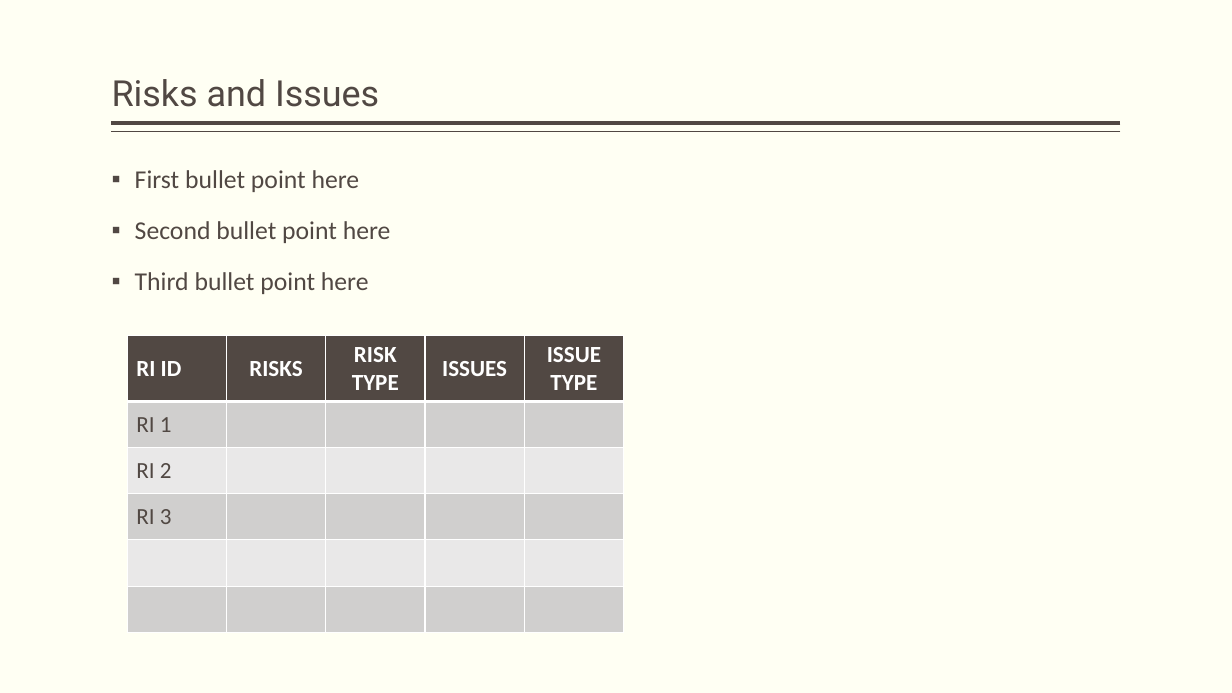
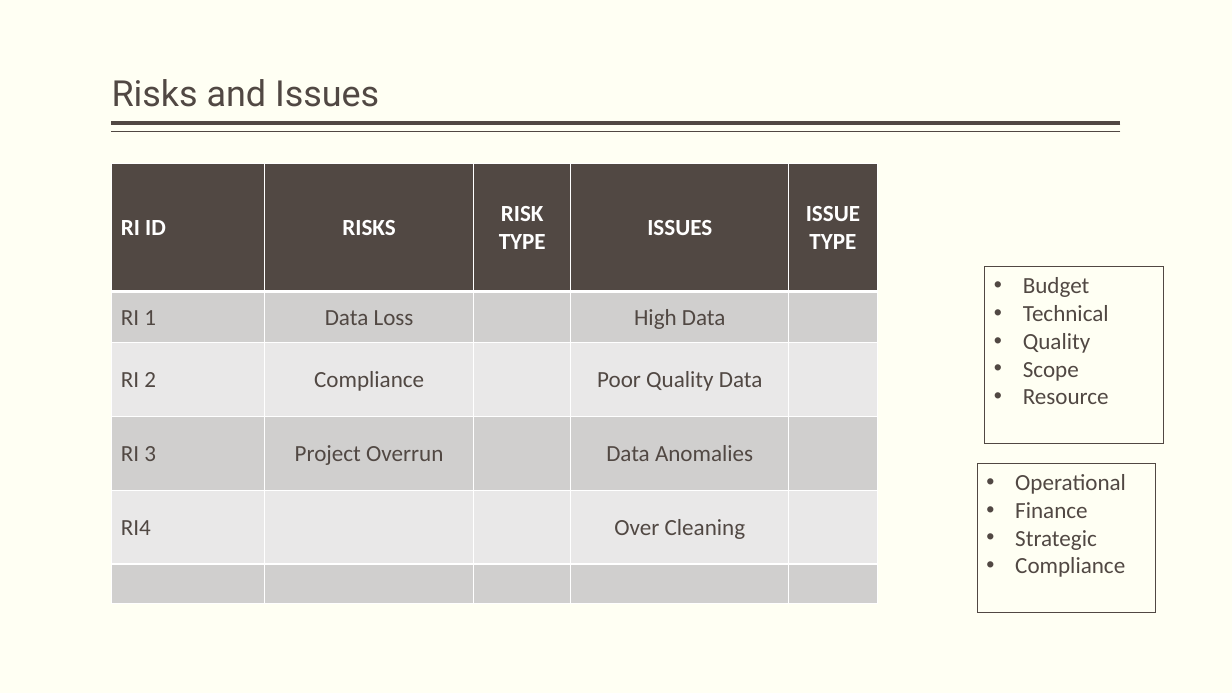
Before and after one commit to as-az01/QA-ProductDevDM05, a slide deck: slide 9 of LibrarySystemValidation.pptx (slide 10 before the commit). Drawn at 1232x693 pixels with LibreOffice and Linux fonts; fonts in the diff are those of the drawing. Boxes give left, top, right and bottom in pixels: in the first picture for what was removed or moved away, otherwise in the second. Text is boxed around its words. In the diff, an @@ line names an element or a change of style, - is before the commit and + after.

```diff
--- a/LibrarySystemValidation.pptx
+++ b/LibrarySystemValidation.pptx
@@ table at bbox=[112, 164, 878, 604] @@
-row 2: RI 1 |  |  |  | 
-row 3: RI 2 |  |  |  | 
-row 4: RI 3 |  |  |  | 
+row 2: RI 1 | Data Loss |  | High Data | 
+row 3: RI 2 | Compliance |  | Poor Quality Data | 
+row 4: RI 3 | Project Overrun |  | Data Anomalies | 
+row 5: RI4 |  |  | Over Cleaning | 
-row 6:  |  |  |  | 
@@ table: place and size @@
-table at bbox=[128, 335, 622, 631]
+table at bbox=[112, 164, 878, 604]
@@ text removed at bbox=[135, 170, 391, 294] @@
-▪ First bullet point here
-▪ Second bullet point here
-▪ Third bullet point here
@@ rectangle added at bbox=[985, 266, 1164, 444], outline #514843 0.75 pt, 18 pt, text #514843 @@
+• Budget
+• Technical
+• Quality
+• Scope
+• Resource
@@ rectangle added at bbox=[978, 463, 1156, 613], outline #514843 0.75 pt, 18 pt, text #514843 @@
+• Operational
+• Finance
+• Strategic
+• Compliance
```
Also in this commit, not shown: 3 other slides changed, 1 slide added, 3 slides removed, 1 other file.
